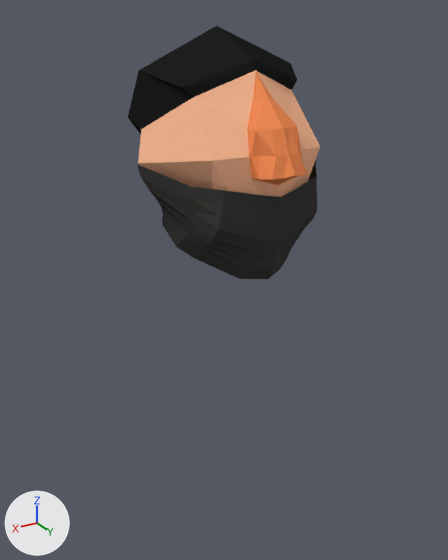
What one commit did to the Blender file TheOvercoat/Assets/Models(blend)/Other/KovalevWithNoseHeadBeard.blend.
Rendered twice from a camera (50 mm lens) standing at (0.79, 1.272, 1.208) and looking at (0.015, -0.02, 0.562). Arrows for +X, +Y and +Z are at lower left; the lights stay in place.
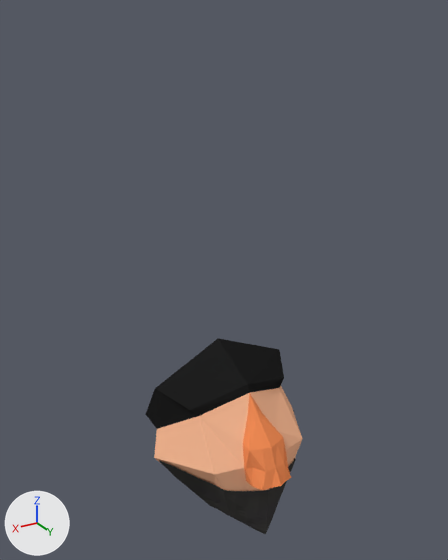
Location of each change, [x1, y1, x2, y2] in pixels of the pictures (448 x 560 px):
'Cube', moved: before [128, 26, 320, 197]; after [145, 338, 302, 491]
'Plane', reshaped, moved, modifiers changed: before [137, 160, 317, 279]; after [159, 410, 295, 534]
part 1 of me_plane, added (black): after [159, 410, 295, 534]
part 2 of me_plane, deleted (black): before [137, 160, 317, 279]

The change in detail:
me_plane is used by ob_plane; location (0.0, 0.0, 0.0); rotation (4.712, 0.0, 0.0), in degrees (270, 0, 0).
me_plane had 45 vertices, 32 faces and spanned x -0.251..0.0, y -0.901..-0.627, z -0.036..0.198.
me_plane now has 289 vertices, 256 faces and spans x -0.251..0.251, y -0.142..0.133, z -0.152..0.082.
me_plane part 1: 289 vertices added at x -0.251..0.251, y -0.142..0.133, z -0.152..0.082.
me_plane part 2: 45 vertices removed from x -0.251..0.0, y -0.901..-0.627, z -0.036..0.198.
Object 'Plane' (ob_plane) moves from (0.0, 0.0, 0.0) to (0.0, 0.116, -0.066).
Object 'Plane' (ob_plane) loses its MIRROR modifier named 'Mirror'.
Object 'Plane' (ob_plane) gains a SHRINKWRAP modifier named 'Shrinkwrap'.
Modifier setting: target = ob_cube.
Modifier setting: offset = 0.004.
Object 'Cube' (ob_cube) moves from (0.0, 0.062, 0.936) to (0.0, 0.062, 0.11).
